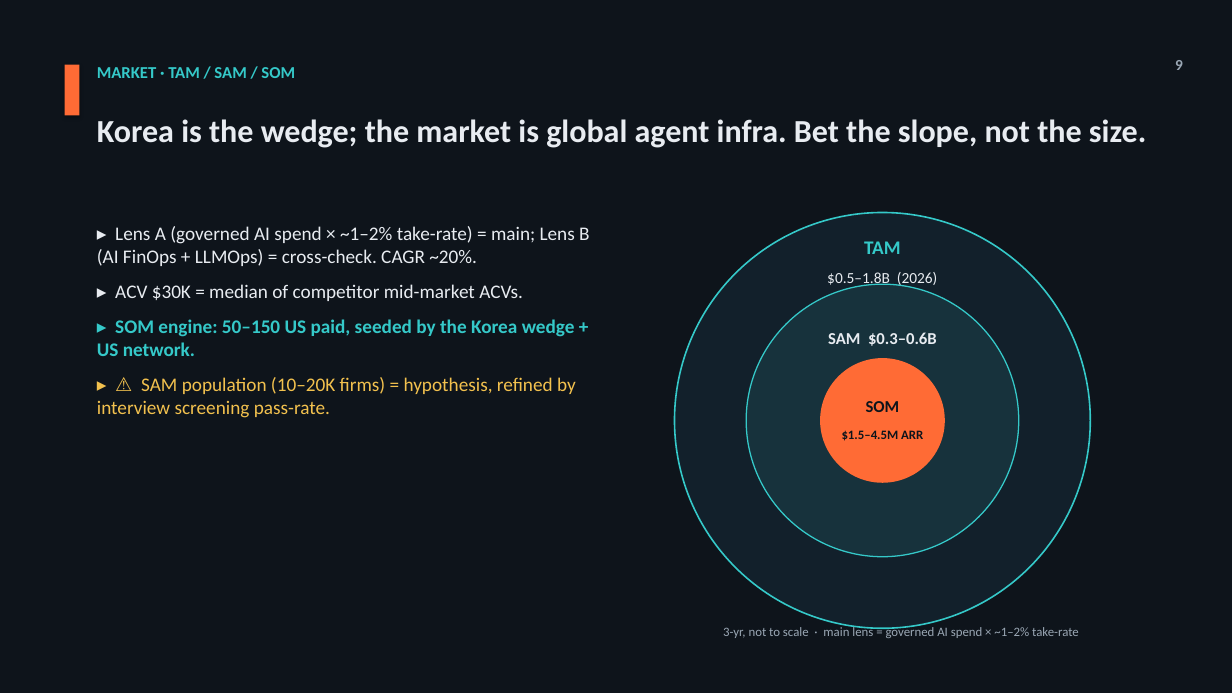
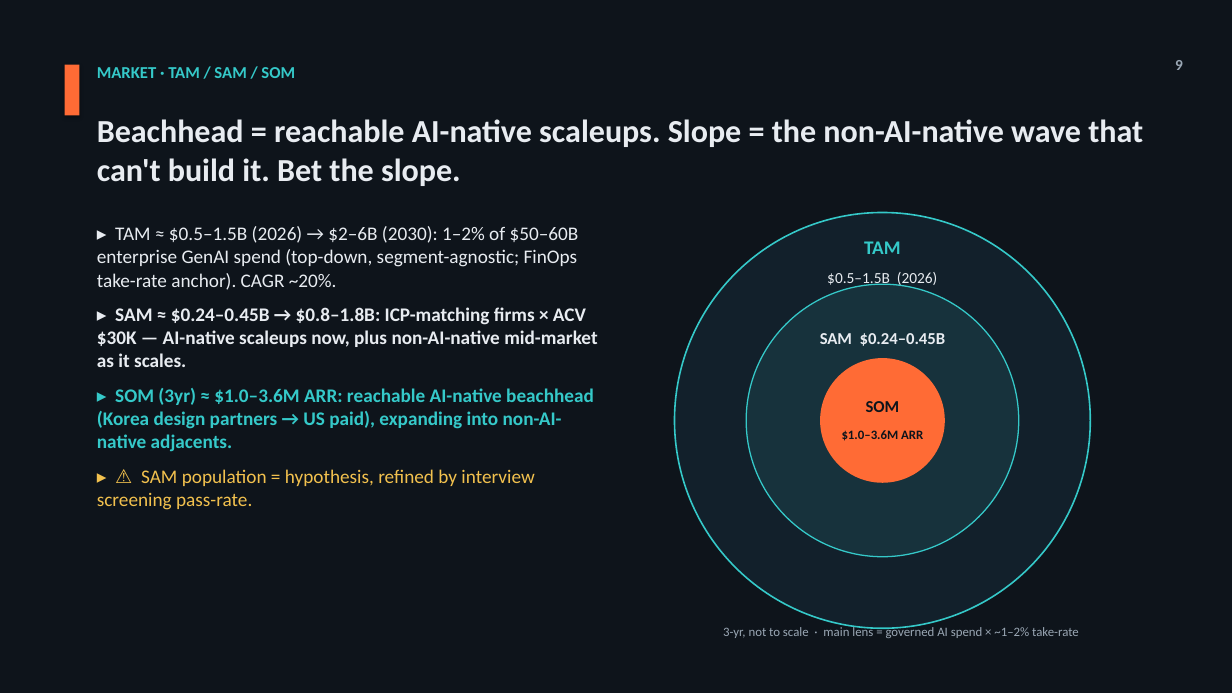
Before and after one commit to jmormalik/WTIA_AI_Cost_Gov, a slide deck: slide 9 of deliverables/Pitch_Deck_VersionB_Hero-Hybrid_EN.pptx. Drawn at 1232x693 pixels with LibreOffice and Linux fonts; fonts in the diff are those of the drawing. Boxes give left, top, right and bottom in pixels: in the first picture for what was removed or moved away, otherwise in the second. Text is boxed around its words. In the diff, an @@ line names an element or a change of style, - is before the commit and + after.

Commit message:
ICP 3차 = A 주도 블렌드 확정 + 덱·전 문서 정렬
핵심: 순수 2차(비 AI-native 단독) 전환을 supersede하고 A 주도 블렌드 채택 —
비치헤드(지금 유료)=AI-native 스케일업, 확장 물결=비 AI-native 중견기업.
기각 근거 3중: (1) 새 세그먼트 증거 0 (2) 2인팀 도달성 (3) 제품 정합성 균열
(비 AI-native가 벤더 SaaS만 쓰면 실행 경로 미소유 → 실행 전 통제층 미적용).

- 덱 생성기(scripts/build_decks.py): 애초에 7/31 이후 2차 재설정 미반영이던
  [8] Customer·[9] Market(차트 하드코딩 수치 포함)·[14] GTM을 발견·봉합 후,
  다시 A-주도 블렌드 서사로 재작성. 덱 A·B 재생성(각 17장, 오프캔버스 0).
- 아웃라인(Pitch/피치덱-통합-아웃라인.md): 신규 Feature Comparison 슬라이드
  반영 17장 리넘버([11] 신설, [11~16]→[12~17]) + Q&A 백업표 블렌드 답 +
  제품명 Kyber 확정 반영.
- 전략 문서 전파: ICP.md(§1을 1A 비치헤드/1B 확장 구조로 + anti-ICP가
  AI-native를 배제하던 자기모순 수정), Solution/포지셔닝-재설정.md(§① + Q&A
  반론 2개), Market/니치-시장-분석.md(운송·물류를 확장 니치로 맥락화).
- Buyer Persona 2종: 비치헤드(01=AI-native CTO / 02=AI·ML 엔지니어링 리드=라이너
  페르소나) 복원 + 확장(01=비 AI-native IT Director / 02=AI-ops 리드) 유지.
- _START_HERE.md §1·§5·§7 기록. 잔여: 후보 리스트 비 AI-native 섹션(덱 외).

```diff
--- a/deliverables/Pitch_Deck_VersionB_Hero-Hybrid_EN.pptx
+++ b/deliverables/Pitch_Deck_VersionB_Hero-Hybrid_EN.pptx
@@ text at (97, 119, 1143, 186): text changed @@
-Korea is the wedge; the market is global agent infra. Bet the slope, not the size.
+Beachhead = reachable AI-native scaleups. Slope = the non-AI-native wave that can't build it. Bet the slope.
@@ text at (97, 226, 597, 510): text changed; bold on @@
-▸ Lens A (governed AI spend × ~1–2% take-rate) = main; Lens B (AI FinOps + LLMOps) = cross-check. CAGR ~20%.
-▸ ACV $30K = median of competitor mid-market ACVs.
-▸ SOM engine: 50–150 US paid, seeded by the Korea wedge + US network.
-▸ ⚠ SAM population (10–20K firms) = hypothesis, refined by interview screening pass-rate.
+▸ TAM ≈ $0.5–1.5B (2026) → $2–6B (2030): 1–2% of $50–60B enterprise GenAI spend (top-down, segment-agnostic; FinOps take-rate anchor). CAGR ~20%.
+▸ SAM ≈ $0.24–0.45B → $0.8–1.8B: ICP-matching firms × ACV $30K — AI-native scaleups now, plus non-AI-native mid-market as it scales.
+▸ SOM (3yr) ≈ $1.0–3.6M ARR: reachable AI-native beachhead (Korea design partners → US paid), expanding into non-AI-native adjacents.
+▸ ⚠ SAM population = hypothesis, refined by interview screening pass-rate.
@@ text at (827, 272, 937, 288): text changed @@
-$0.5–1.8B (2026)
+$0.5–1.5B (2026)
@@ text at (820, 333, 946, 346): text changed @@
-SAM $0.3–0.6B
+SAM $0.24–0.45B
@@ text at (842, 430, 923, 441): text changed @@
-$1.5–4.5M ARR
+$1.0–3.6M ARR
```
Also in this commit, not shown: 7 other slides changed, 1 slide added, 9 other files.
